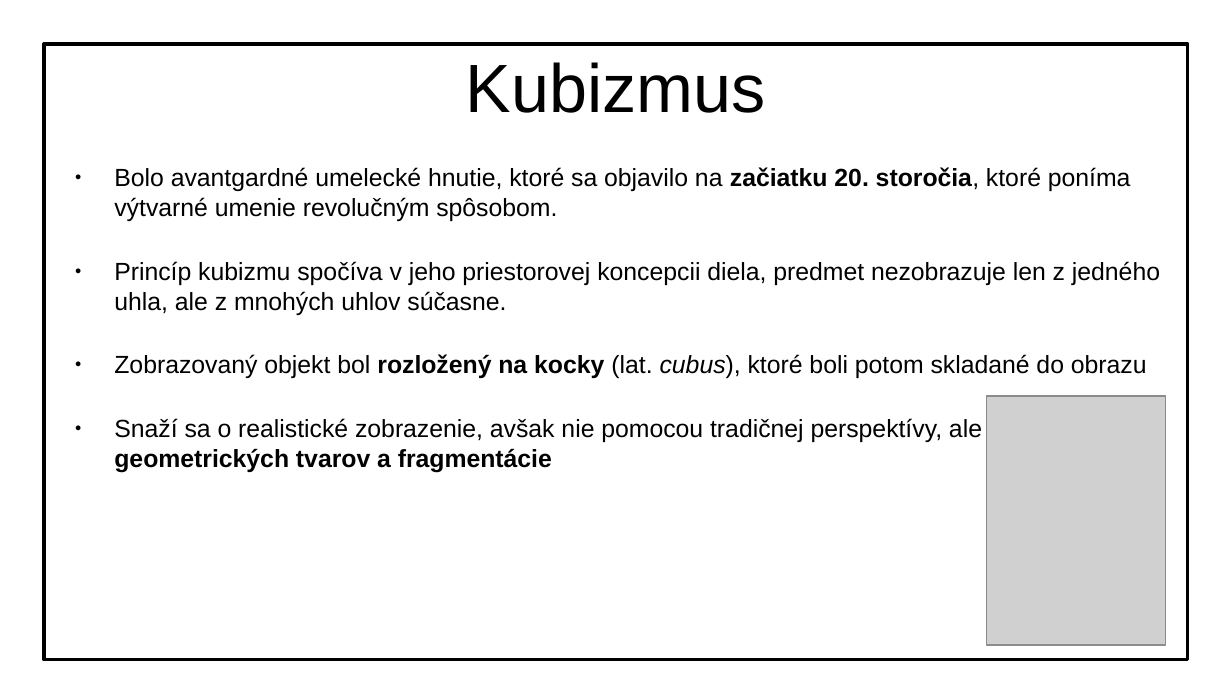
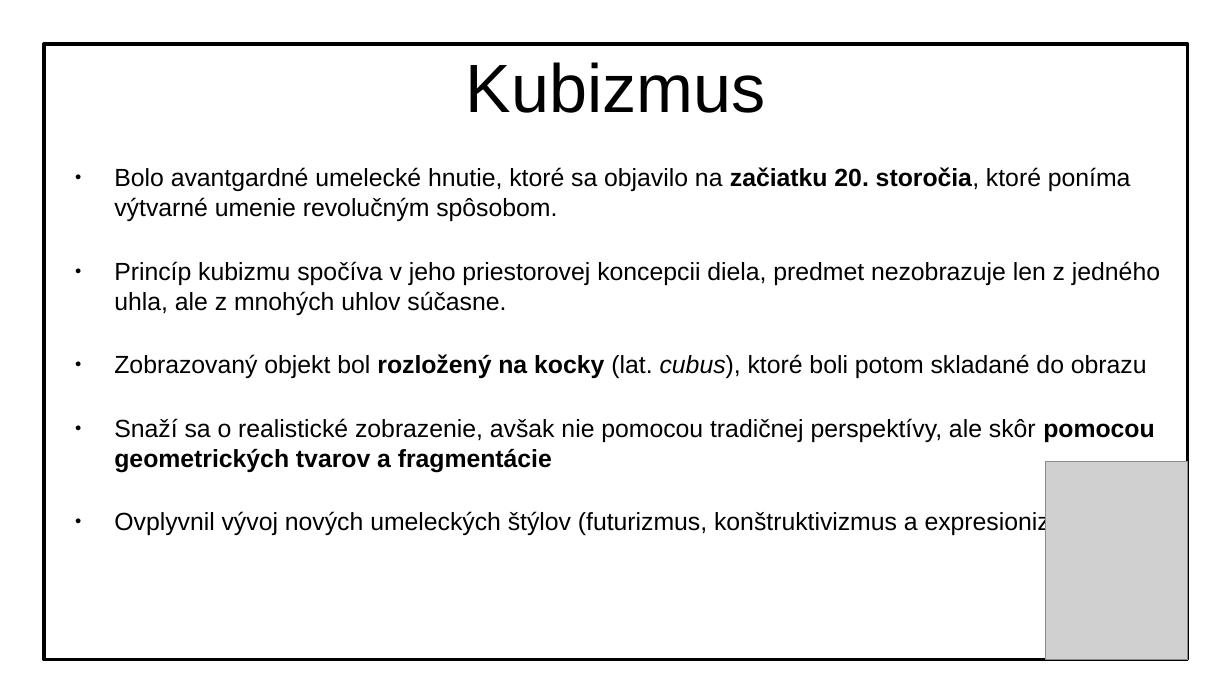
Before and after one commit to MatusOllah/kubizmus-ukl, a slide deck: slide 2 of kubizmus-ukl.odp. Drawn at 1232x693 pixels with LibreOffice and Linux fonts; fonts in the diff are those of the drawing; grey boxes stand for pictures; background and template pictures are left out. Boxes give left, top, right and bottom in pixels: in the first picture for what was removed or moved away, otherwise in the second. Text is boxed around its words. In the diff, an @@ line names an element or a change of style, - is before the commit and + after.

```diff
--- a/kubizmus-ukl.odp
+++ b/kubizmus-ukl.odp
@@ picture: place and size @@
-picture at [987, 396, 1167, 645]
+picture at [1045, 462, 1188, 660]
@@ text at [114, 510, 1112, 536]: paragraph added @@
+● Ovplyvnil vývoj nových umeleckých štýlov (futurizmus, konštruktivizmus a expresionizmus).
```
